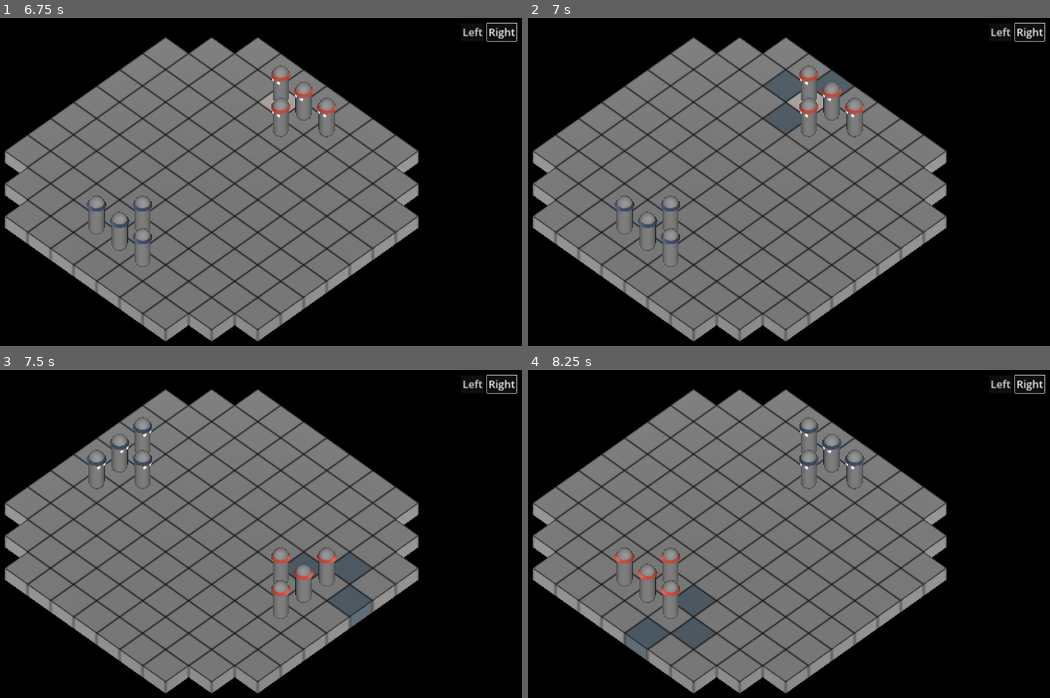
Above: before the commit, frames 1-4 (two rows, left to right).
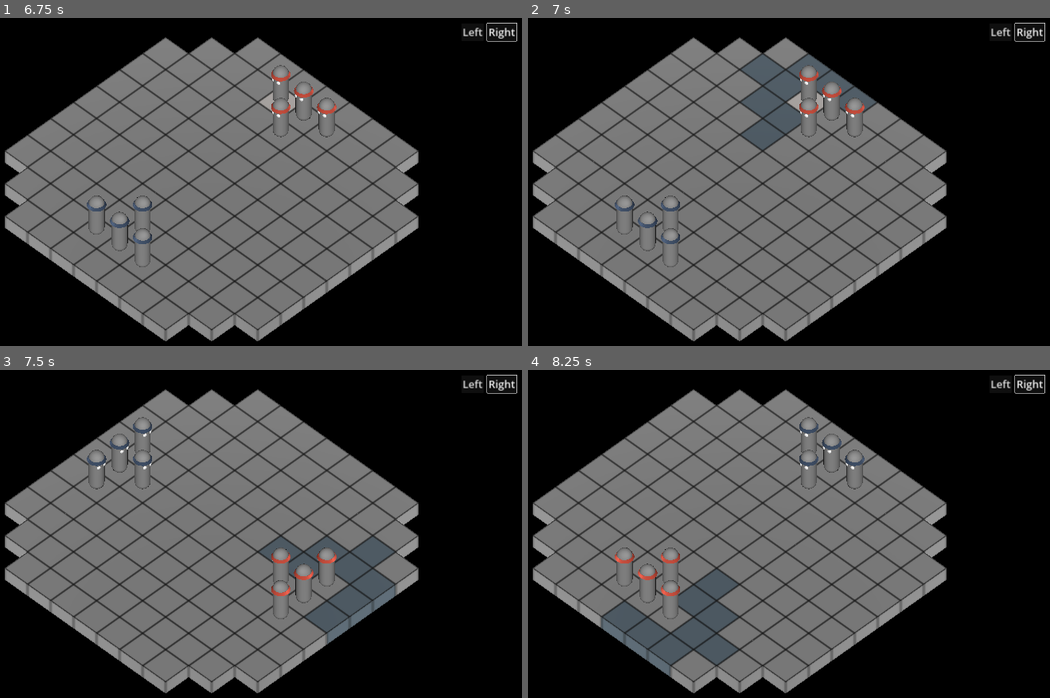
Above: after the commit, the same moments.

Repository: telmotrooper/meagre-tactics
Game: Godot game, scene res://main.tscn
Two runs of this game, one before a commit and one after it. Both use one fixed random seed, a clock stepped at 60 frames per second and the inputs below.
Inputs (mouse positions are in pixels of both pictures, inside the frame that each line leads up to):
- Up to frame 1 (6.75 s): click "Left" at 0.5 s; click "Right" at 1.25 s; click "Left" at 2 s; click "Right" at 2.75 s; click "Left" at 3.5 s; click "Right" at 4.25 s; tap Enter at 5, 6.5 s; move the mouse to (349, 172) at 5.02 s; click (349, 172) at 5.17 s; tap Space at 5.75 s; move the mouse to (83, 208) at 5.77 s; click (83, 208) at 5.92 s; move the mouse to (276, 109) at 6.52 s; click (276, 109) at 6.67 s
- Up to frame 2 (7 s): no input
- Up to frame 3 (7.5 s): tap Space at 7.25 s; move the mouse to (177, 612) at 7.27 s; click (177, 612) at 7.42 s
- Up to frame 4 (8.25 s): tap Enter at 8 s; move the mouse to (929, 596) at 8.02 s; click (929, 596) at 8.17 s

Frame 1 is identical in both runs. In frame 2, 1.6% of the frame differs, in the area x 40-67%, y 11-41%; in frame 3, 2.0%; in frame 4, 2.3%, in the area x 14-41%, y 60-94%.

Commit message:
implemented algorithm for "neighboring tiles" with range support (#10)
* initial implementation for 'unit setup'

* implemented 'soldier' unit type

* implemented algorithm for "neighboring tiles" with range support

Diff:
--- a/tile/tile.gd
+++ b/tile/tile.gd
@@ -7,6 +7,8 @@
 @export var tile_material: Material
 @export var hover_tile_material: Material
 @export var walk_tile_material: Material
+
+@onready var ray_casts = %RayCasts
 
 var state := State.REGULAR
 
@@ -42,8 +44,24 @@
 		if has_unit(): # select unit
 			GameState.selected_unit = get_unit()
 			get_tree().call_group("tiles", "reset_state")
-			for tile in get_neighboring_tiles():
-				tile.set_as_walkable()
+
+			var unit_type = get_unit().unit_type
+
+			if unit_type.movement_type == unit_type.MovementType.NEIGHBORING_TILES:
+				var tiles: Array[Tile] = [self]
+
+				for i in unit_type.movement_range:
+					var neighboring_tiles: Array[Tile] = []
+
+					for tile in tiles:
+						neighboring_tiles.append_array(get_neighboring_tiles(tile))
+
+					for neighboring_tile in neighboring_tiles:
+						neighboring_tile.set_as_walkable()
+
+					# Update list of tiles for next iteration.
+					tiles = neighboring_tiles
+
 		elif state == State.WALKABLE:
 			GameState.selected_unit.walk_to(self)
 
@@ -55,10 +73,10 @@
 	if not has_unit():
 		set_state(State.WALKABLE)
 
-func get_neighboring_tiles() -> Array[Tile]:
+func get_neighboring_tiles(tile: Tile) -> Array[Tile]:
 	var result: Array[Tile] = []
 
-	for ray_cast in %RayCasts.get_children():
+	for ray_cast in tile.ray_casts.get_children():
 		if ray_cast.get_collider() is TileArea3D:
 			result.append(ray_cast.get_collider().get_tile())
 
--- /dev/null
+++ b/unit/soldier.tres
@@ -0,0 +1,9 @@
+[gd_resource type="Resource" script_class="UnitType" load_steps=2 format=3 uid="uid://dmwu4m4o2fwkm"]
+
+[ext_resource type="Script" path="res://unit/unit_type.gd" id="1_yy7fs"]
+
+[resource]
+script = ExtResource("1_yy7fs")
+unit_name = "Soldier"
+movement_type = 0
+movement_range = 2
--- a/unit/unit.gd
+++ b/unit/unit.gd
@@ -3,6 +3,7 @@
 extends CharacterBody3D
 
 @export var color := "blue"
+@export var unit_type: UnitType
 
 @export_group("Materials")
 @export var blue_material: Material
--- a/unit/unit.tscn
+++ b/unit/unit.tscn
@@ -1,8 +1,9 @@
-[gd_scene load_steps=9 format=3 uid="uid://bfr6ahl1msuvj"]
+[gd_scene load_steps=10 format=3 uid="uid://bfr6ahl1msuvj"]
 
 [ext_resource type="Script" path="res://unit/unit.gd" id="1_yopb6"]
 [ext_resource type="Material" uid="uid://bmo1xfx2vluua" path="res://unit/materials/red_material.tres" id="2_52lg3"]
 [ext_resource type="Material" uid="uid://buqakypy8cde" path="res://unit/materials/blue_material.tres" id="2_ov4dn"]
+[ext_resource type="Resource" uid="uid://dmwu4m4o2fwkm" path="res://unit/soldier.tres" id="2_sde36"]
 
 [sub_resource type="CapsuleMesh" id="CapsuleMesh_45inp"]
 radius = 0.25
@@ -30,6 +31,7 @@
 collision_mask = 0
 input_ray_pickable = false
 script = ExtResource("1_yopb6")
+unit_type = ExtResource("2_sde36")
 blue_material = ExtResource("2_ov4dn")
 red_material = ExtResource("2_52lg3")
 
@@ -50,3 +52,4 @@
 [node name="Headband" type="MeshInstance3D" parent="."]
 transform = Transform3D(1, 0, 0, 0, 1, 0, 0, 0, 1, 0, 0.5, 0)
 mesh = SubResource("CylinderMesh_2ifsu")
+surface_material_override/0 = ExtResource("2_ov4dn")
--- /dev/null
+++ b/unit/unit_type.gd
@@ -0,0 +1,8 @@
+class_name UnitType
+extends Resource
+
+enum MovementType { NEIGHBORING_TILES }
+
+@export var unit_name := "Unit Name"
+@export var movement_type := MovementType.NEIGHBORING_TILES
+@export var movement_range := 1
